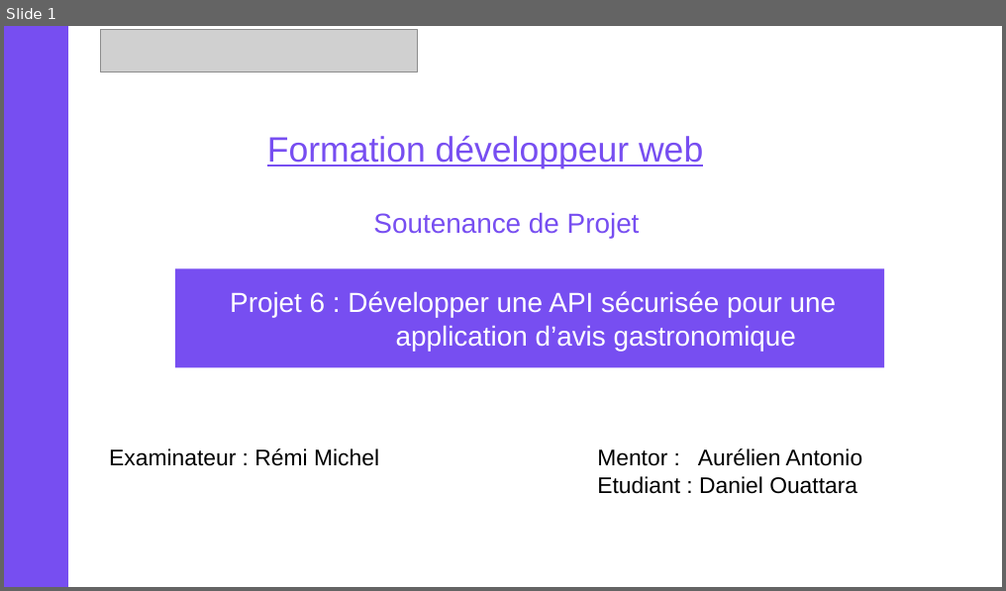
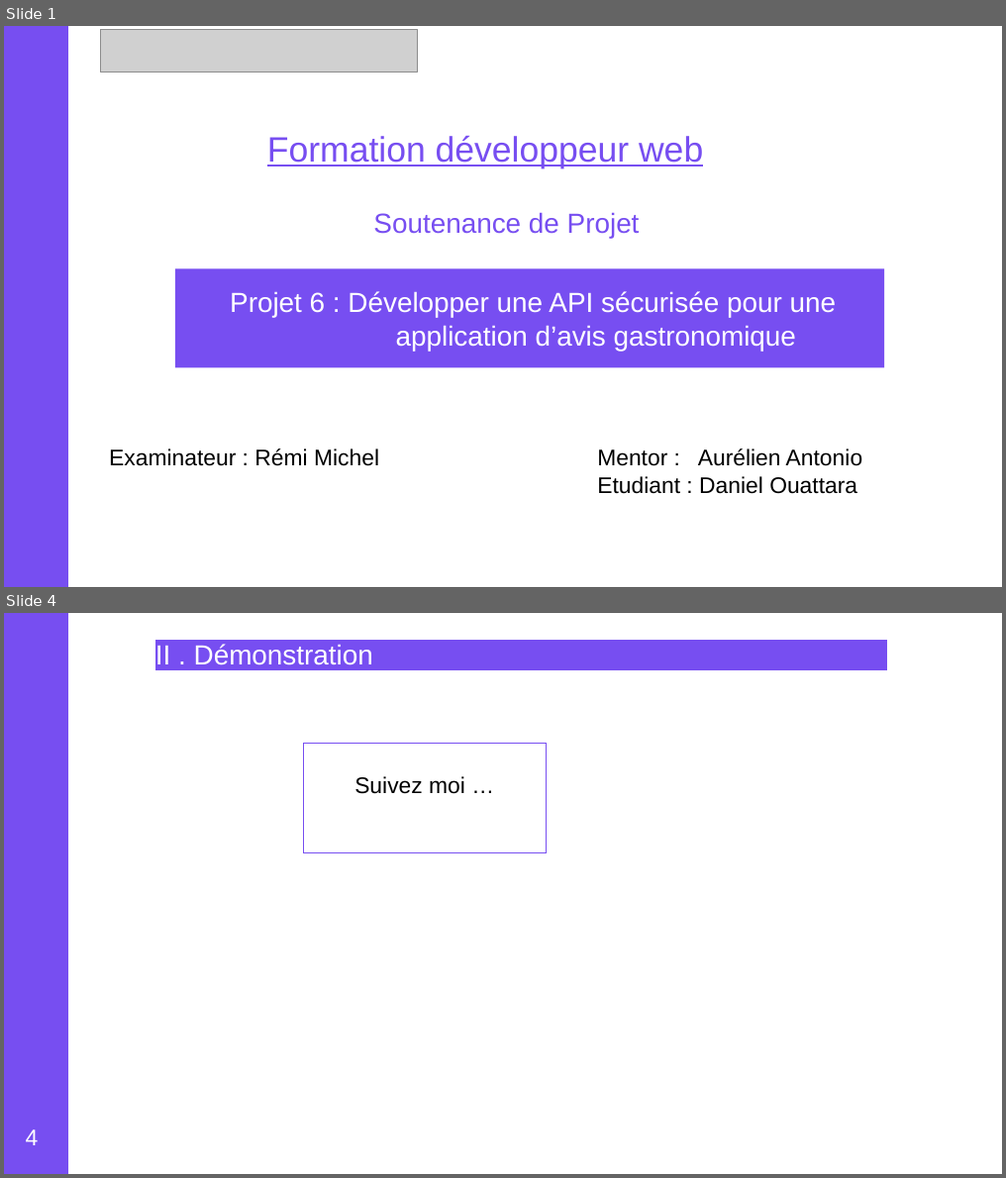
Before and after one commit to danielOuattara/Openclassroom_P6_15_01_2021, a slide deck: schema_global.odp. Shown one above the other, each under a label of ours: slide 1 before the commit, slides 1 and 4 after it; the slides between them are not shown. The pictures are 1006x591 and 1006x1178 pixels, drawn with LibreOffice and Linux fonts; fonts in the diff are those of the drawing; grey boxes stand for pictures. Boxes give left, top, right and bottom in pixels: in the first picture for what was removed or moved away, otherwise in the second. Text is boxed around its words. In the diff, an @@ line names an element or a change of style, - is before the commit and + after.

```diff
--- a/schema_global.odp
+++ b/schema_global.odp
@@ slide 4 added at (4, 613, 1002, 1174), background #FFFFFF @@
@@ rectangle added at (4, 613, 68, 1174), fill #774EF1, outline #774EF1 0 pt @@
@@ text added at (155, 644, 373, 665), 22 pt, text #FFFFFF @@
+II . Démonstration
@@ rectangle added at (304, 744, 547, 854), outline #774EF1 0 pt, 18 pt, text #000000 @@
+Suivez moi …
@@ page number added at (26, 1130, 39, 1146), 18 pt, text #FFFFFF @@
+4
```
Also in this commit, not shown: 6 slides changed, 4 other slides added, 13 slides removed, 7 other files.
